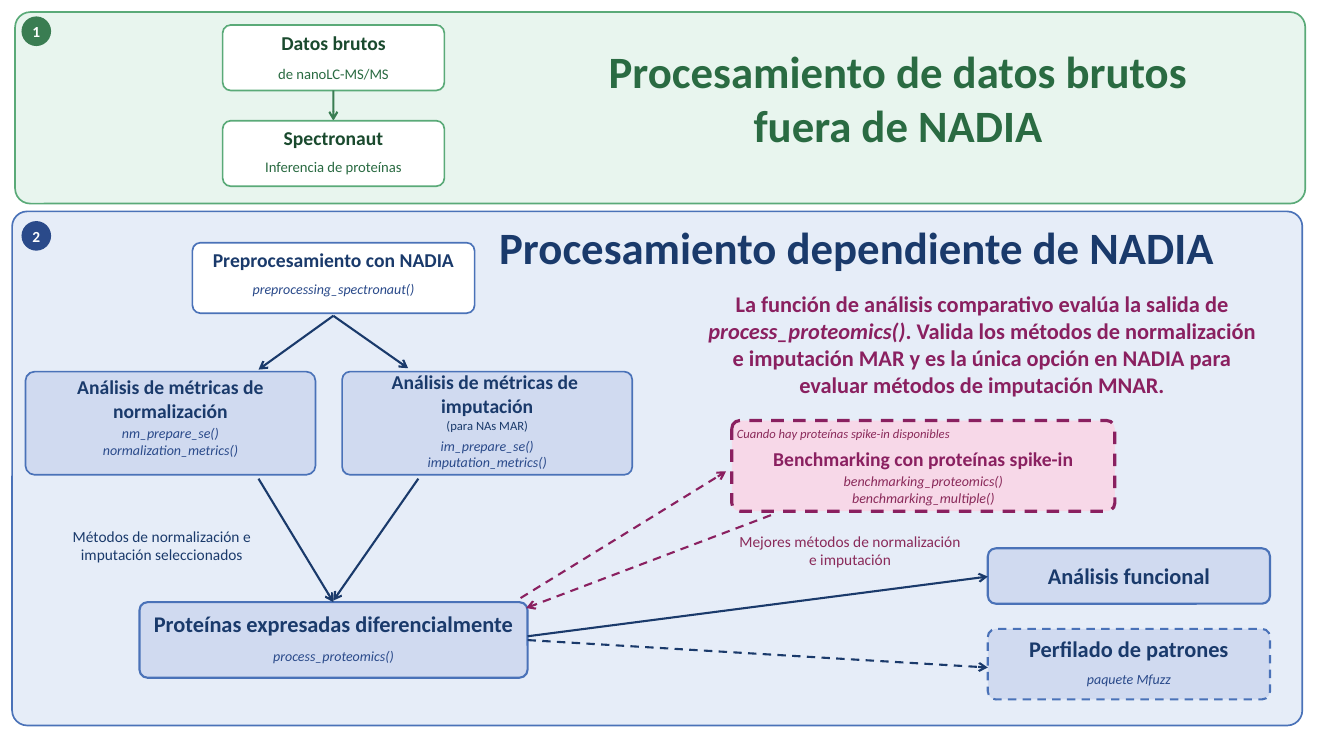
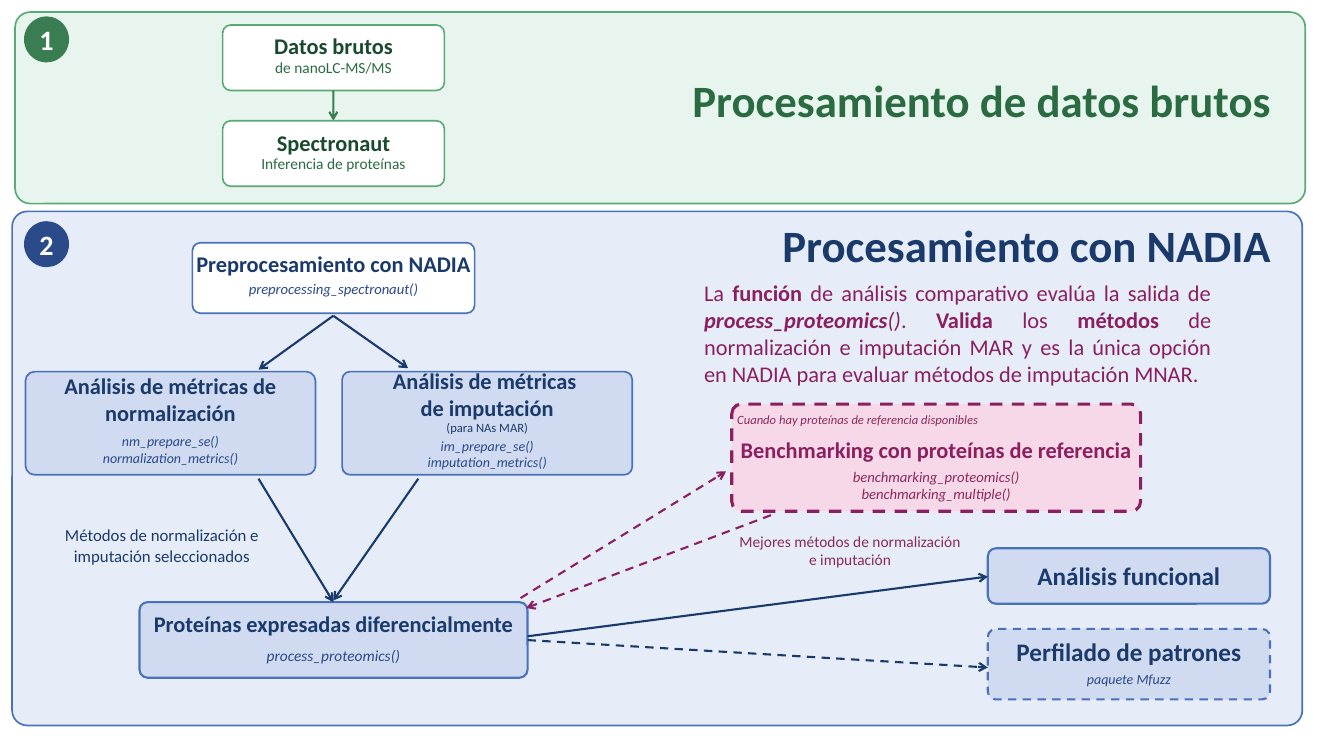
Before and after one commit to delaconcepcioncarlota/practicas_cnb_CdlCR, a slide deck: slide 1 of Docs/pics/Workflow_NADIA_ESP.pptx. Drawn at 1344x756 pixels with LibreOffice and Linux fonts; fonts in the diff are those of the drawing. Boxes give left, top, right and bottom in pixels: in the first picture for what was removed or moved away, otherwise in the second. Text is boxed around its words. In the diff, an @@ line names an element or a change of style, - is before the commit and + after.

Commit message:
updating for pic: names and bold letters

```diff
--- a/Docs/pics/Workflow_NADIA_ESP.pptx
+++ b/Docs/pics/Workflow_NADIA_ESP.pptx
@@ text "1" at (39, 32, 53, 50): size 11 to 20 pt @@
@@ ellipse: place and size @@
-ellipse at (22, 17, 50, 45)
+ellipse at (25, 17, 69, 62)
@@ text "de nanoLC-MS/MS" at (275, 62, 391, 74): size 10.5 to 11 pt @@
@@ text "Procesamiento de datos brutos": place and size @@
-text "Procesamiento de datos brutos" at (609, 56, 1187, 143)
+text "Procesamiento de datos brutos" at (692, 85, 1270, 118)
@@ text "Procesamiento de datos brutos" at (692, 85, 1270, 118): alignment centre to right @@
@@ text at (754, 110, 1042, 143): paragraph removed @@
-fuera de NADIA
@@ size 14 to 16 pt in 4 elements at (64, 378, 276, 421), (274, 38, 392, 54), (196, 256, 471, 276), (277, 136, 390, 155) @@
@@ text "Inferencia de proteínas" at (261, 158, 405, 172): size 10.5 to 11 pt @@
@@ text "2" at (39, 236, 53, 255): size 11 to 20 pt @@
@@ ellipse: place and size @@
-ellipse at (22, 222, 50, 250)
+ellipse at (25, 222, 69, 266)
@@ text at (782, 230, 1271, 263): text changed @@
-Procesamiento dependiente de NADIA
+Procesamiento con NADIA
@@ text "preprocessing_spectronaut()" at (249, 283, 418, 297): size 10 to 10.5 pt @@
@@ text "La función de análisis comparativo ...": place and size @@
-text "La función de análisis comparativo ..." at (708, 296, 1255, 397)
+text "La función de análisis comparativo ..." at (704, 285, 1211, 386)
@@ text "La función de análisis comparativo ..." at (704, 285, 1211, 386): bold off in "La de análisis comparativo evalúa la salida ..."; alignment centre to justified @@
@@ text at (393, 371, 576, 420): text changed; size 14 to 16 pt @@
-Análisis de métricas de
-imputación
+Análisis de métricas
+de imputación
@@ rounded rectangle: place and size @@
-rounded rectangle at (732, 420, 1115, 511)
+rounded rectangle at (732, 404, 1141, 511)
@@ text at (737, 415, 978, 426): text changed @@
-Cuando hay proteínas spike-in disponibles
+Cuando hay proteínas de referencia disponibles
@@ text "nm_prepare_se()": place and size @@
-text "nm_prepare_se()" at (103, 428, 238, 457)
+text "nm_prepare_se()" at (103, 436, 238, 465)
@@ text at (741, 442, 1131, 462): text changed; size 14 to 16 pt @@
-Benchmarking con proteínas spike-in
+Benchmarking con proteínas de referencia
@@ text "benchmarking_proteomics()" at (853, 471, 1020, 502): size 10 to 10.5 pt @@
@@ text "benchmarking_proteomics()": place and size @@
-text "benchmarking_proteomics()" at (844, 476, 1003, 506)
+text "benchmarking_proteomics()" at (853, 471, 1020, 502)
@@ text "Métodos de normalización e" at (65, 529, 258, 565): size 11 to 12 pt @@
@@ text "Análisis funcional" at (1037, 567, 1220, 585): size 16 to 18 pt @@
@@ text "process_proteomics()" at (267, 650, 400, 664): size 10 to 11 pt @@
@@ text "Perfilado de patrones" at (1016, 643, 1241, 665): size 16 to 18 pt @@
```
